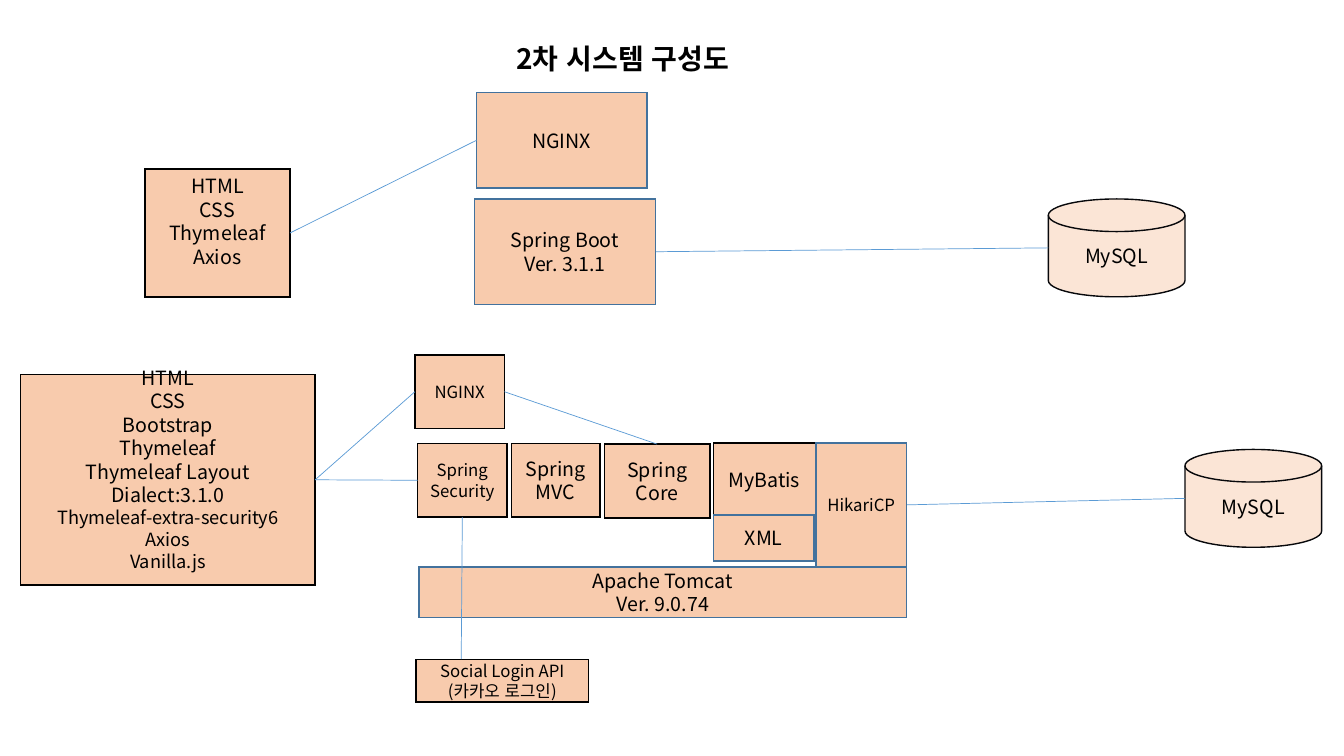
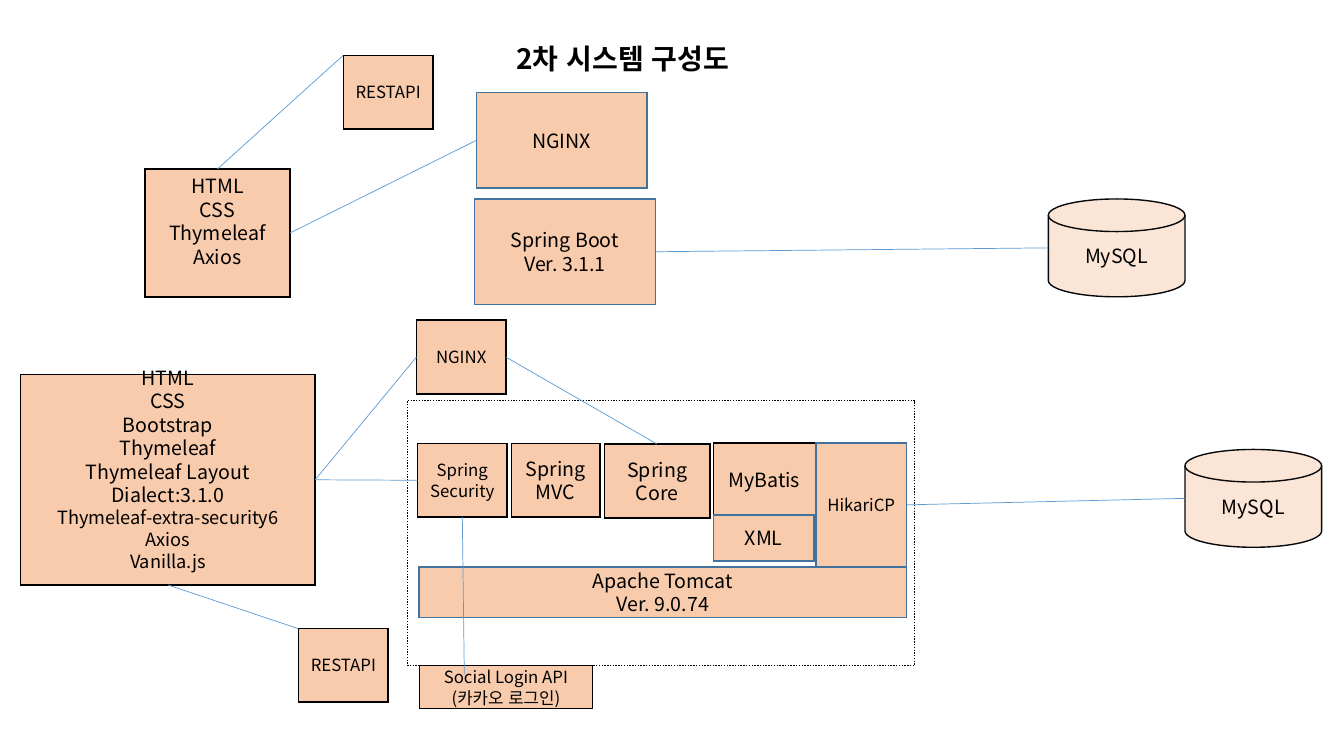
Before and after one commit to joungjaehyun/springboot, a slide deck: slide 2 of SystemTemplate.pptx. Drawn at 1344x756 pixels with LibreOffice and Linux fonts; fonts in the diff are those of the drawing. Boxes give left, top, right and bottom in pixels: in the first picture for what was removed or moved away, otherwise in the second. Text is boxed around its words. In the diff, an @@ line names an element or a change of style, - is before the commit and + after.

```diff
--- a/SystemTemplate.pptx
+++ b/SystemTemplate.pptx
@@ line added from (218, 169) to (343, 55), #5B9BD5 0.5 pt @@
@@ rectangle added at (344,55,434,129), fill #F8CBAD, outline #000000 1 pt, 12 pt, text #000000 @@
+RESTAPI
@@ rectangle "NGINX": place and size @@
-rectangle "NGINX" at (415,355,505,429)
+rectangle "NGINX" at (416,321,506,394)
@@ line moved from (316, 480) - (415, 392) to (316, 480) - (416, 357) @@
@@ line moved from (504, 392) - (657, 445) to (506, 357) - (657, 445) @@
@@ rectangle added at (408,400,915,665), outline #000000 1 pt dashed @@
@@ line moved from (463, 517) - (462, 659) to (463, 517) - (465, 675) @@
@@ line added from (168, 585) to (298, 629), #5B9BD5 0.5 pt @@
@@ rectangle added at (298,628,388,702), fill #F8CBAD, outline #000000 1 pt, 12 pt, text #000000 @@
+RESTAPI
@@ rectangle "Social Login API": place and size @@
-rectangle "Social Login API" at (416,659,589,703)
+rectangle "Social Login API" at (419,666,592,710)
```
Also in this commit, not shown: 1 other slide changed, 1 slide added.
